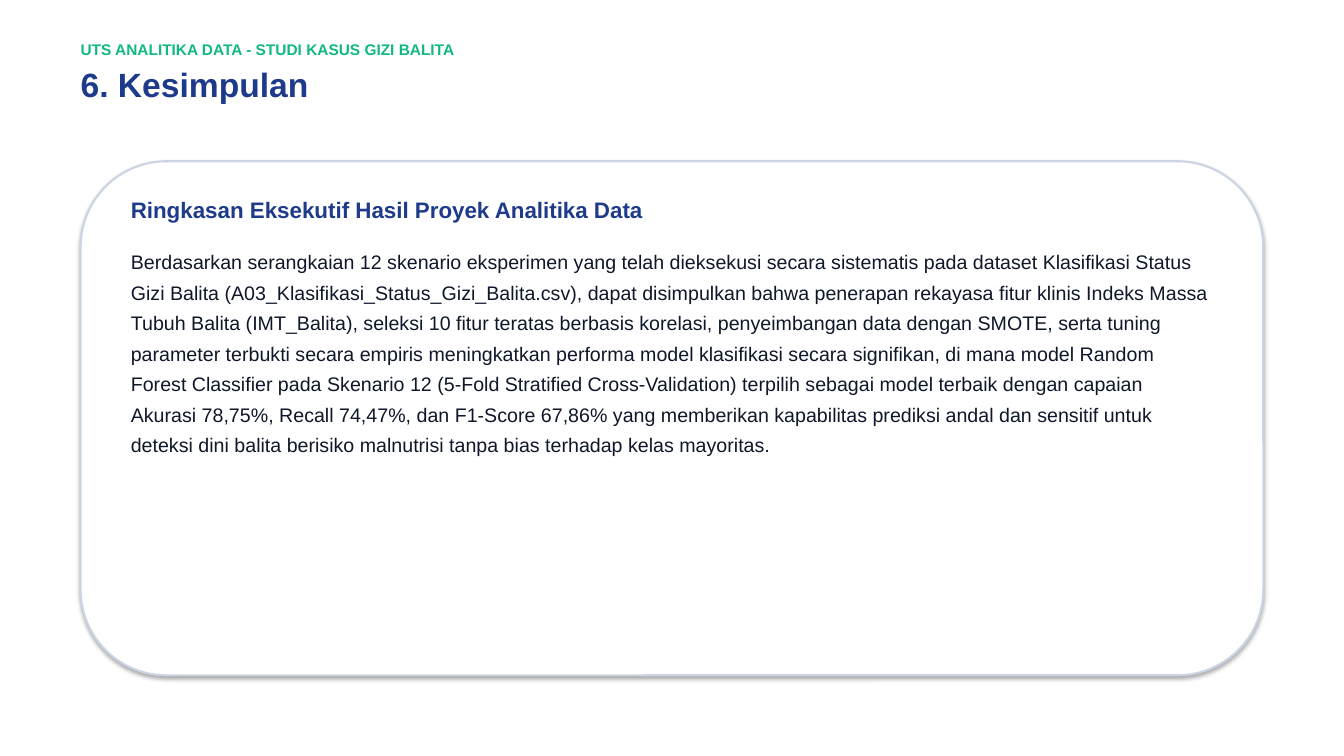
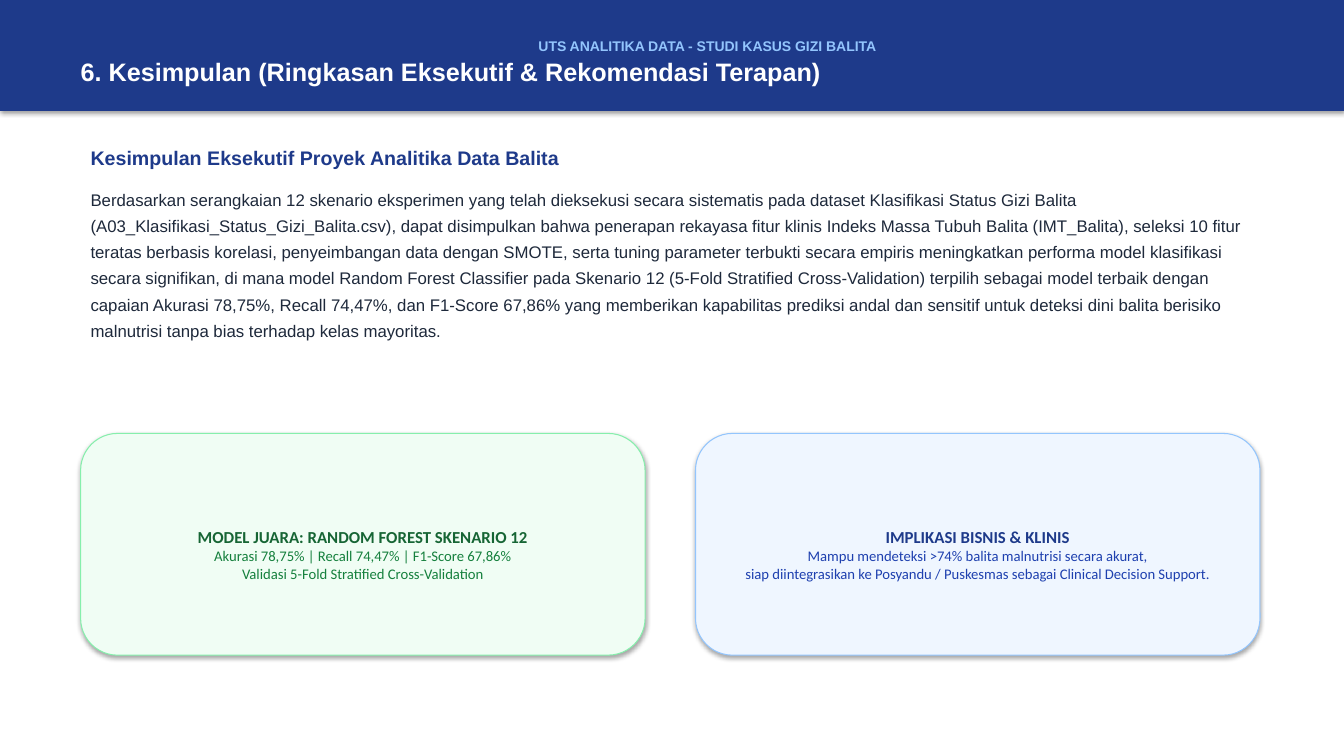
Before and after one commit to Syaahnhl/uts-analitika-data-07003, a slide deck: slide 7 of Presentasi_UTS_AnalitikaData_A12.2023.07003.pptx. Drawn at 1344x756 pixels with LibreOffice and Linux fonts; fonts in the diff are those of the drawing. Boxes give left, top, right and bottom in pixels: in the first picture for what was removed or moved away, otherwise in the second. Text is boxed around its words. In the diff, an @@ line names an element or a change of style, - is before the commit and + after.

```diff
--- a/Presentasi_UTS_AnalitikaData_A12.2023.07003.pptx
+++ b/Presentasi_UTS_AnalitikaData_A12.2023.07003.pptx
@@ rectangle "UTS ANALITIKA DATA - STUDI ...": place and size @@
-rectangle "UTS ANALITIKA DATA - STUDI ..." at bbox=[81, 44, 454, 104]
+rectangle "UTS ANALITIKA DATA - STUDI ..." at bbox=[0, 0, 1344, 111]
@@ rectangle "UTS ANALITIKA DATA - STUDI ..." at bbox=[0, 0, 1344, 111]: vertical alignment top to middle; fill none to #1E3A8A; shadow on @@
@@ text in rectangle at bbox=[538, 41, 876, 51]: size 11 to 10 pt, text colour #10B981 to #93C5FD in "UTS ANALITIKA DATA - STUDI KASUS GIZI ..."; alignment left to centre; more space between paragraphs @@
@@ text in rectangle at bbox=[81, 62, 820, 87]: text changed; size 24 to 18 pt; text colour #1E3A8A to #FFFFFF @@
-6. Kesimpulan
+6. Kesimpulan (Ringkasan Eksekutif & Rekomendasi Terapan)
@@ text "Kesimpulan Eksekutif Proyek Analitika Data ...": place and size @@
-text "Kesimpulan Eksekutif Proyek Analitika Data ..." at bbox=[131, 201, 1207, 456]
+text "Kesimpulan Eksekutif Proyek Analitika Data ..." at bbox=[91, 150, 1241, 341]
@@ rounded rectangle removed at bbox=[81, 161, 1263, 676] @@
@@ text at bbox=[91, 150, 558, 169]: text changed; size 16 to 14 pt @@
-Ringkasan Eksekutif Hasil Proyek Analitika Data
+Kesimpulan Eksekutif Proyek Analitika Data Balita
@@ text at bbox=[91, 194, 1241, 341]: size 14 to 12 pt, text colour #0F172A to #1E293B; more space between paragraphs @@
@@ rounded rectangle added at bbox=[81, 434, 645, 655], fill #F0FDF4, outline #86EFAC 0.75 pt, 10.5 pt, text #15803D @@
+MODEL JUARA: RANDOM FOREST SKENARIO 12
+Akurasi 78,75% | Recall 74,47% | F1-Score 67,86%
+Validasi 5-Fold Stratified Cross-Validation
@@ rounded rectangle added at bbox=[696, 434, 1260, 655], fill #EFF6FF, outline #93C5FD 0.75 pt, 10.5 pt, text #1E40AF @@
+IMPLIKASI BISNIS & KLINIS
+Mampu mendeteksi >74% balita malnutrisi secara akurat,
+siap diintegrasikan ke Posyandu / Puskesmas sebagai Clinical Decision Support.
```
Also in this commit, not shown: 5 other slides changed, 1 slide added, 1 slide removed, 3 other files.
